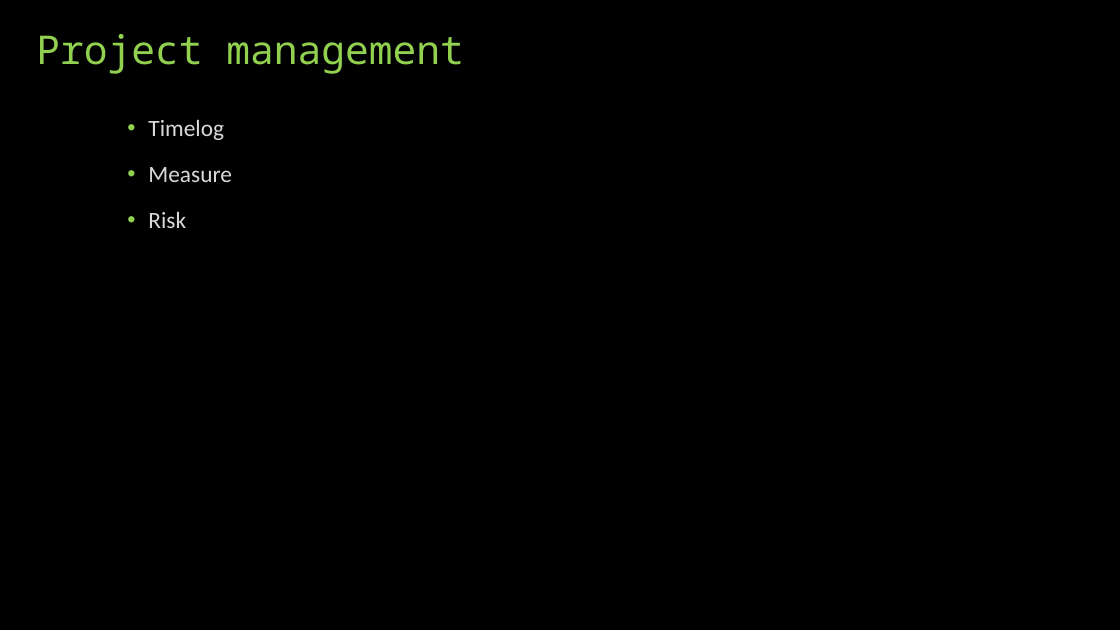
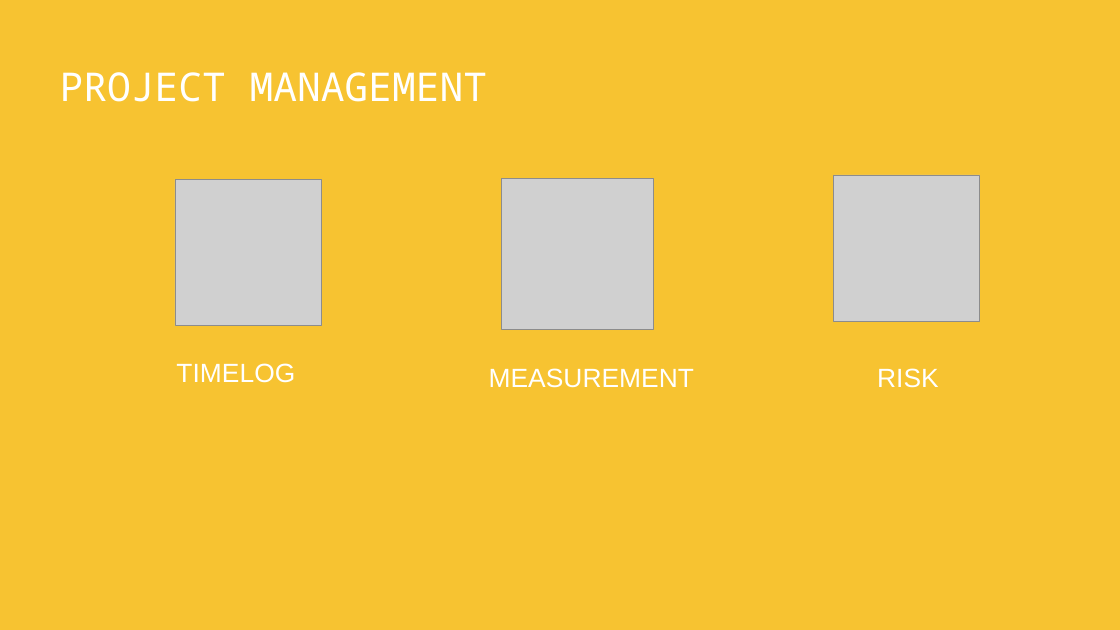
Before and after one commit to daotk/cap-deadline, a slide deck: slide 7 of Title Layout.pptx (slide 8 before the commit). Drawn at 1120x630 pixels with LibreOffice and Linux fonts; fonts in the diff are those of the drawing; grey boxes stand for pictures. Boxes give left, top, right and bottom in pixels: in the first picture for what was removed or moved away, otherwise in the second. Text is boxed around its words. In the diff, an @@ line names an element or a change of style, - is before the commit and + after.

```diff
--- a/Title Layout.pptx
+++ b/Title Layout.pptx
@@ background #000000 to #F7C331 @@
@@ title at bbox=[60, 72, 488, 102]: text changed; text colour #92D050 to #FFFFFF @@
-Project management
+PROJECT MANAGEMENT
@@ text removed at bbox=[148, 119, 232, 228] @@
-• Timelog
-• Measure
-• Risk
@@ picture added at bbox=[502, 178, 653, 329] @@
@@ picture added at bbox=[833, 175, 980, 321] @@
@@ picture added at bbox=[175, 180, 322, 327] @@
@@ text added at bbox=[176, 363, 295, 383], 22.7 pt, text #FFFFFF @@
+TIMELOG
@@ text added at bbox=[489, 368, 694, 388], 22.7 pt, text #FFFFFF @@
+MEASUREMENT
@@ text added at bbox=[877, 368, 939, 388], 22.7 pt, text #FFFFFF @@
+RISK
```
Also in this commit, not shown: 3 other slides changed, 1 slide added, 4 slides removed.
